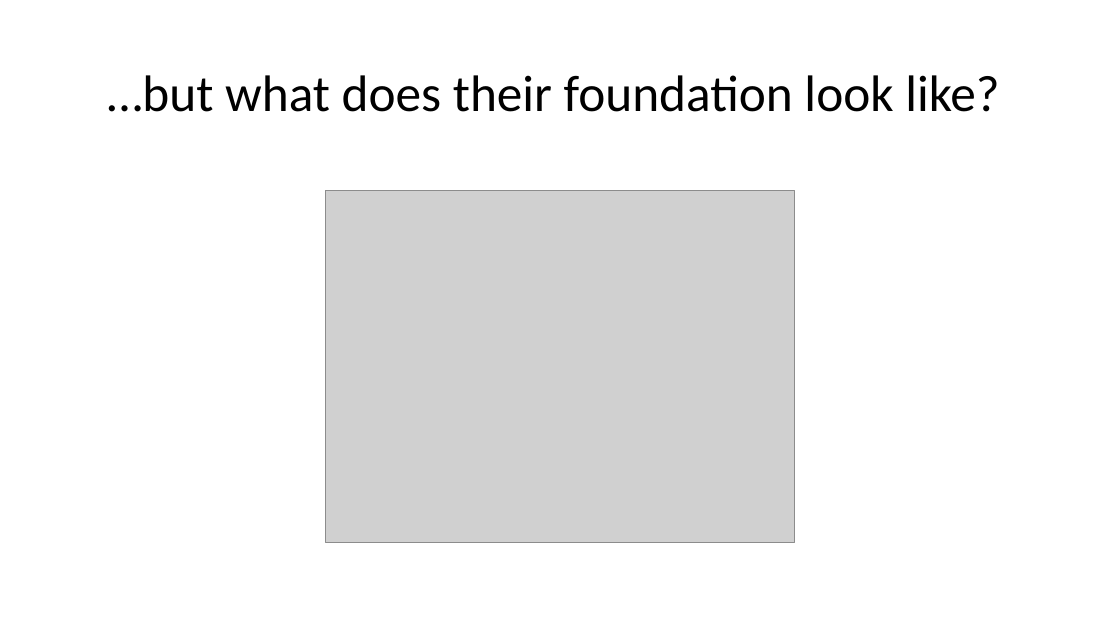
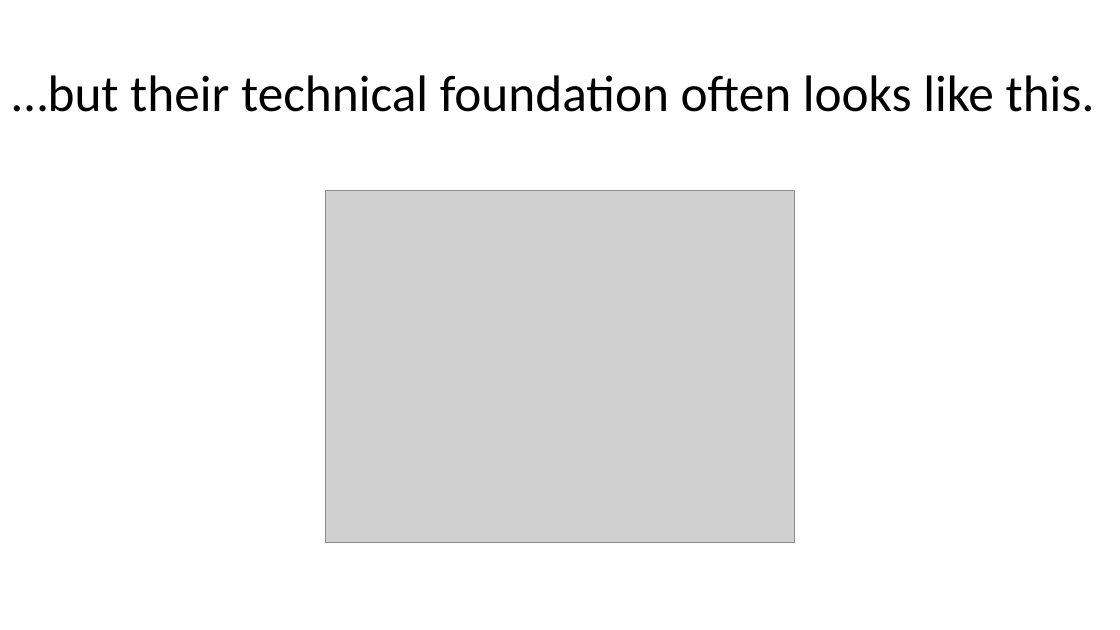
Before and after one commit to mydatastory-dev/projects, a slide deck: slide 5 of _ctsi/ctsi_presentation.pptx (slide 4 before the commit). Drawn at 1120x630 pixels with LibreOffice and Linux fonts; fonts in the diff are those of the drawing; grey boxes stand for pictures. Boxes give left, top, right and bottom in pixels: in the first picture for what was removed or moved away, otherwise in the second. Text is boxed around its words. In the diff, an @@ line names an element or a change of style, - is before the commit and + after.

```diff
--- a/_ctsi/ctsi_presentation.pptx
+++ b/_ctsi/ctsi_presentation.pptx
@@ title at [12,75,1095,112]: text changed @@
-…but what does their foundation look like?
+…but their technical foundation often looks like this.
```
Also in this commit, not shown: 3 other slides changed, 5 slides added, 1 slide removed.
